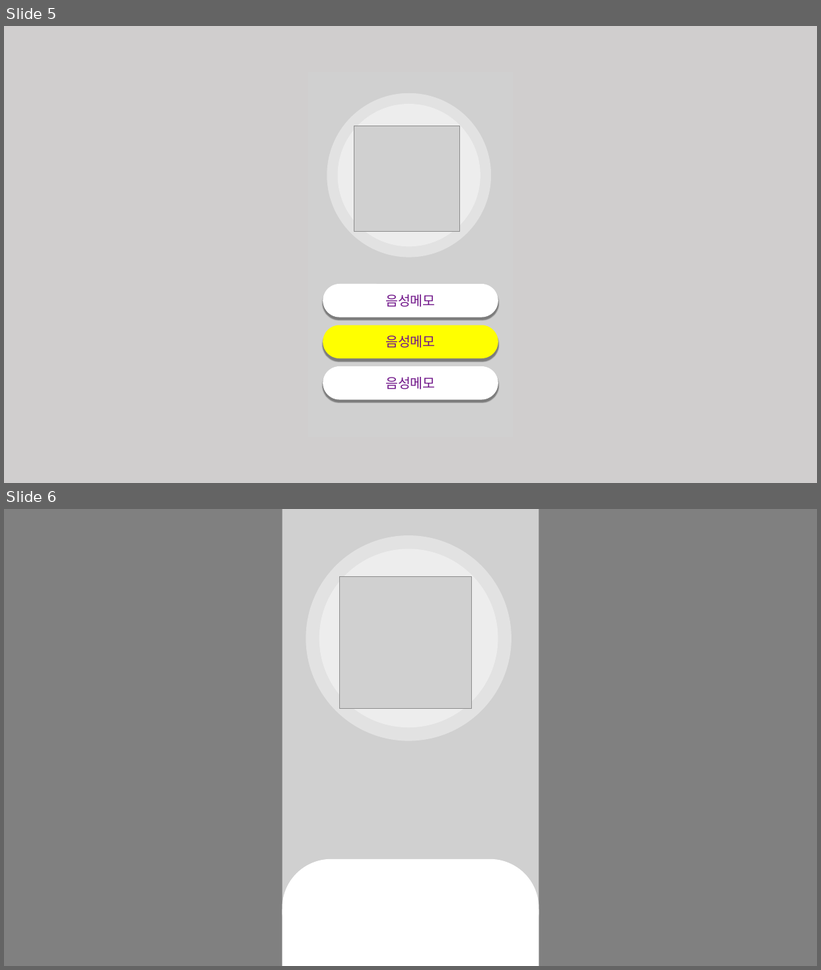
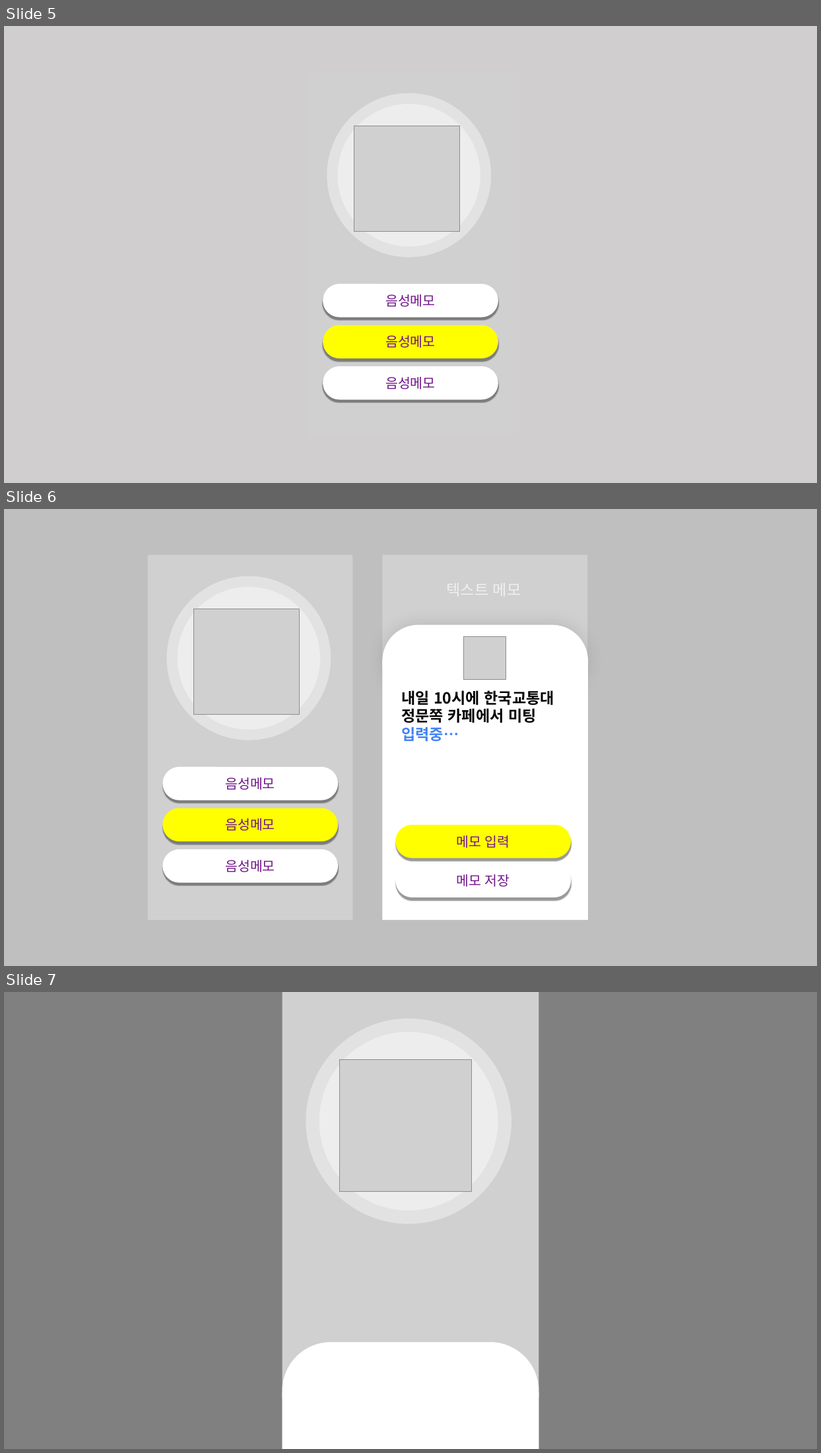
Before and after one commit to choisinho/capstone1, a slide deck: vi디자인.pptx. Shown one above the other, each under a label of ours: slides 5 and 6 before the commit, slides 5, 6 and 7 after it. The pictures are 821x970 and 821x1453 pixels, drawn with LibreOffice and Linux fonts; fonts in the diff are those of the drawing; grey boxes stand for pictures. Boxes give left, top, right and bottom in pixels: in the first picture for what was removed or moved away, otherwise in the second. Text is boxed around its words. In the diff, an @@ line names an element or a change of style, - is before the commit and + after.

```diff
--- a/vi디자인.pptx
+++ b/vi디자인.pptx
@@ slide 6 added at [4,509,817,966], background #BFBFBF @@
@@ picture added at [148,555,353,921] @@
@@ picture added at [383,555,587,921] @@
@@ rounded rectangle added at [177,587,320,730], fill #FFFFFF at 40% opacity @@
@@ picture added at [193,609,299,714] @@
@@ rounded rectangle added at [383,625,588,698], fill #FFFFFF @@
@@ picture added at [464,637,507,680] @@
@@ rectangle added at [383,661,588,921], fill #FFFFFF @@
@@ text added at [401,691,554,741], 18 pt, text #000000, bold @@
+내일 10시에 한국교통대
+정문쪽 카페에서 미팅
+입력중…
@@ rounded rectangle added at [162,767,338,801], fill #FFFFFF, 16 pt, text #701589 @@
+음성메모
@@ rounded rectangle added at [162,809,338,842], fill #FFFF00, 16 pt, text #701589 @@
+음성메모
@@ rounded rectangle added at [395,825,572,859], fill #FFFF00, 16 pt, text #701589 @@
+메모 입력
@@ rounded rectangle added at [162,850,338,883], fill #FFFFFF, 16 pt, text #701589 @@
+음성메모
@@ rounded rectangle added at [395,865,572,898], fill #FFFFFF, 16 pt, text #701589 @@
+메모 저장
@@ what was slide 6 is now slide 7 @@
```
Also in this commit, not shown: 1 other slide added, 1 other file.
